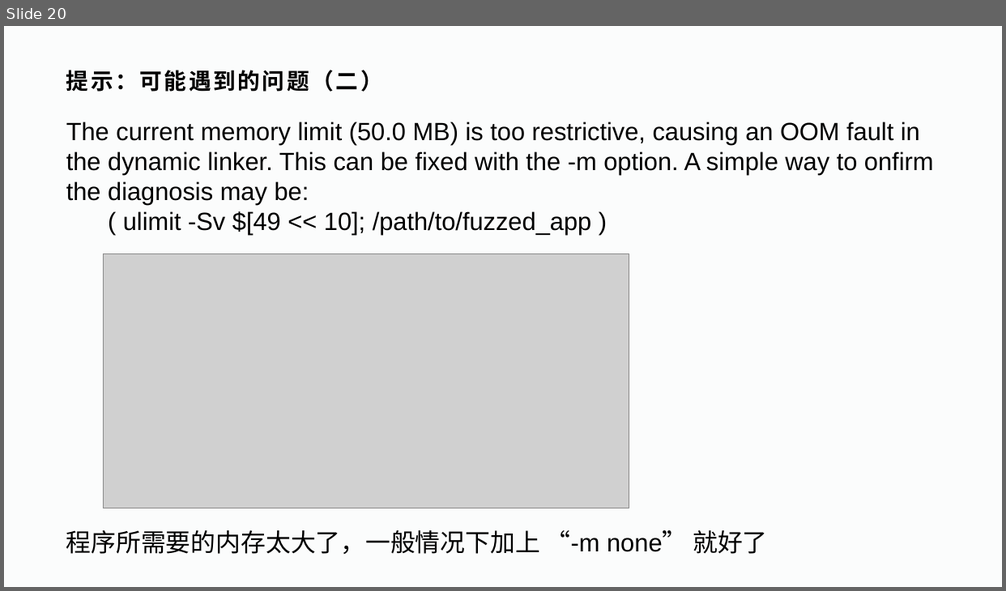
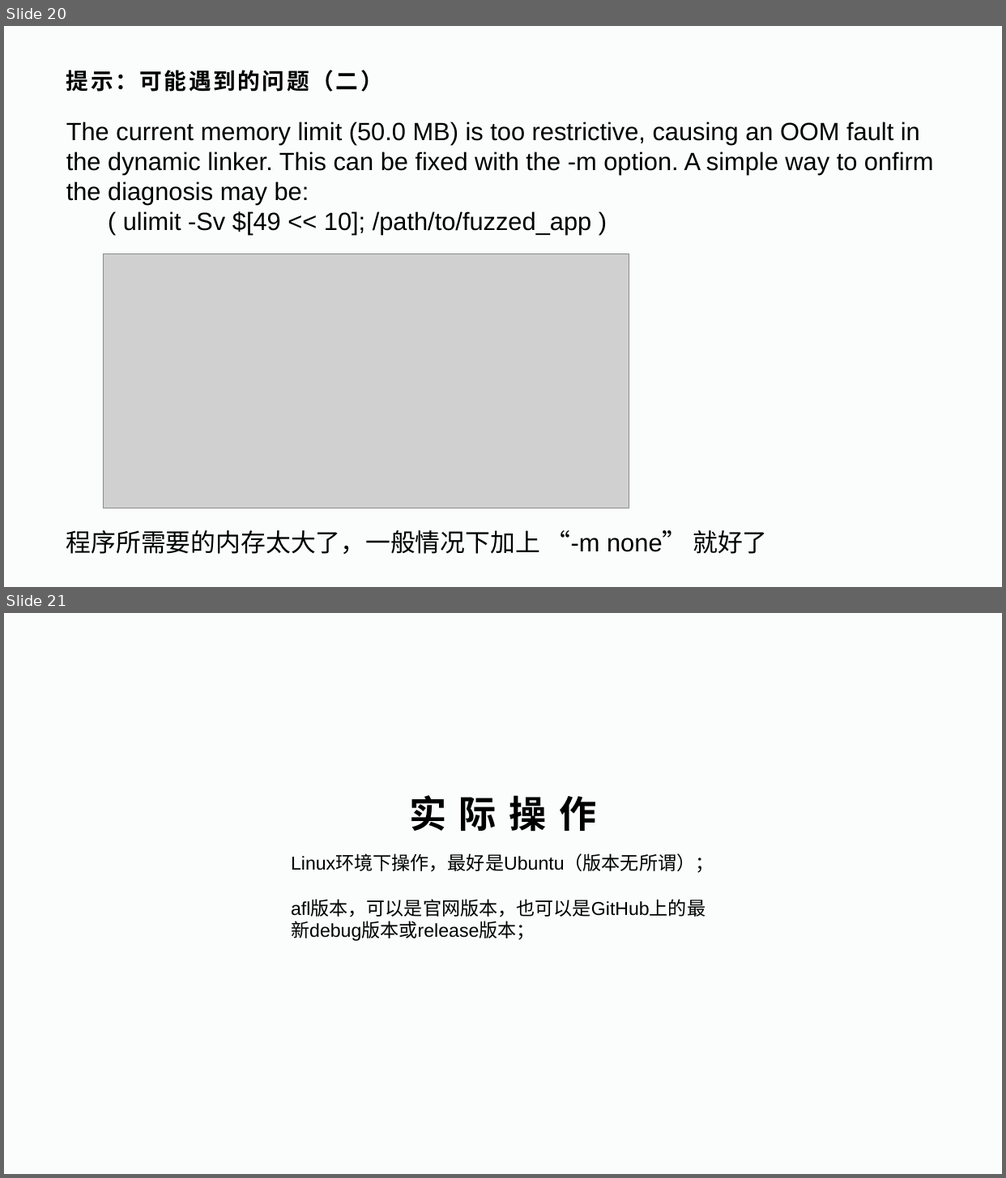
Before and after one commit to WayneDevMaze/Fuzzing-Introduction, a slide deck: Part1-Fuzzing/模糊测试.pptx. Shown one above the other, each under a label of ours: slide 20 before the commit, slides 20 and 21 after it. The pictures are 1006x591 and 1006x1178 pixels, drawn with LibreOffice and Linux fonts; fonts in the diff are those of the drawing; grey boxes stand for pictures; background and template pictures are left out. Boxes give left, top, right and bottom in pixels: in the first picture for what was removed or moved away, otherwise in the second. Text is boxed around its words. In the diff, an @@ line names an element or a change of style, - is before the commit and + after.

```diff
--- a/Part1-Fuzzing/模糊测试.pptx
+++ b/Part1-Fuzzing/模糊测试.pptx
@@ slide 21 added at (x1=4, y1=613, x2=1002, y2=1174), background #FBFCFC @@
@@ title added at (x1=409, y1=795, x2=596, y2=832), 36 pt, text #000000, bold @@
+实 际 操 作
@@ text added at (x1=291, y1=855, x2=714, y2=918), 18 pt, text #000000 @@
+Linux环境下操作，最好是Ubuntu（版本无所谓）；
+afl版本，可以是官网版本，也可以是GitHub上的最新debug版本或release版本；
```
Also in this commit, not shown: 3 slides changed, 1 other file.
